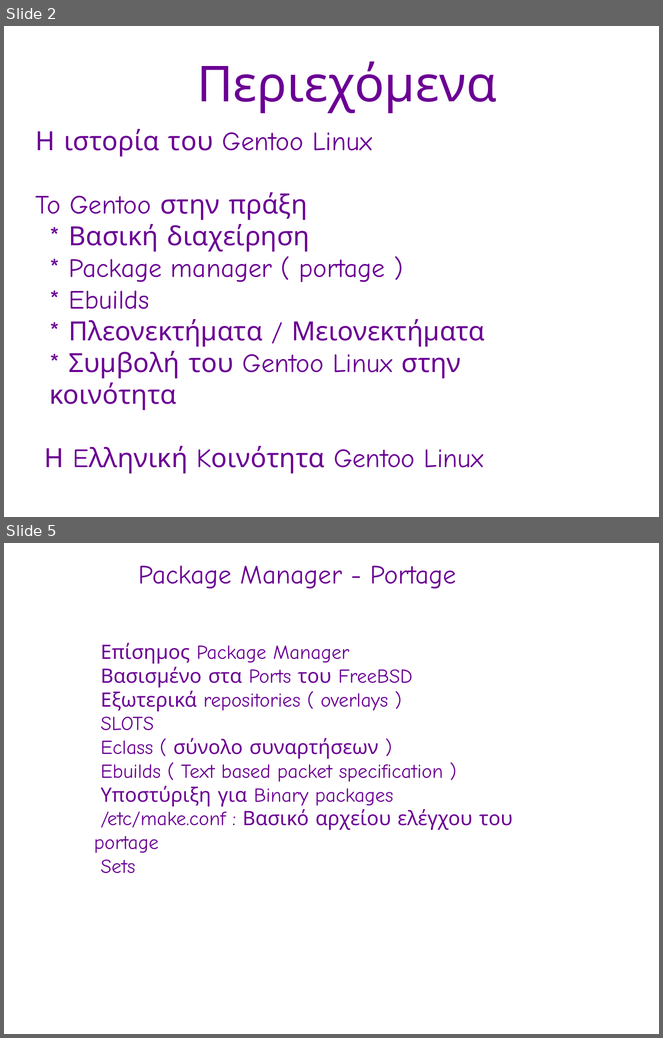
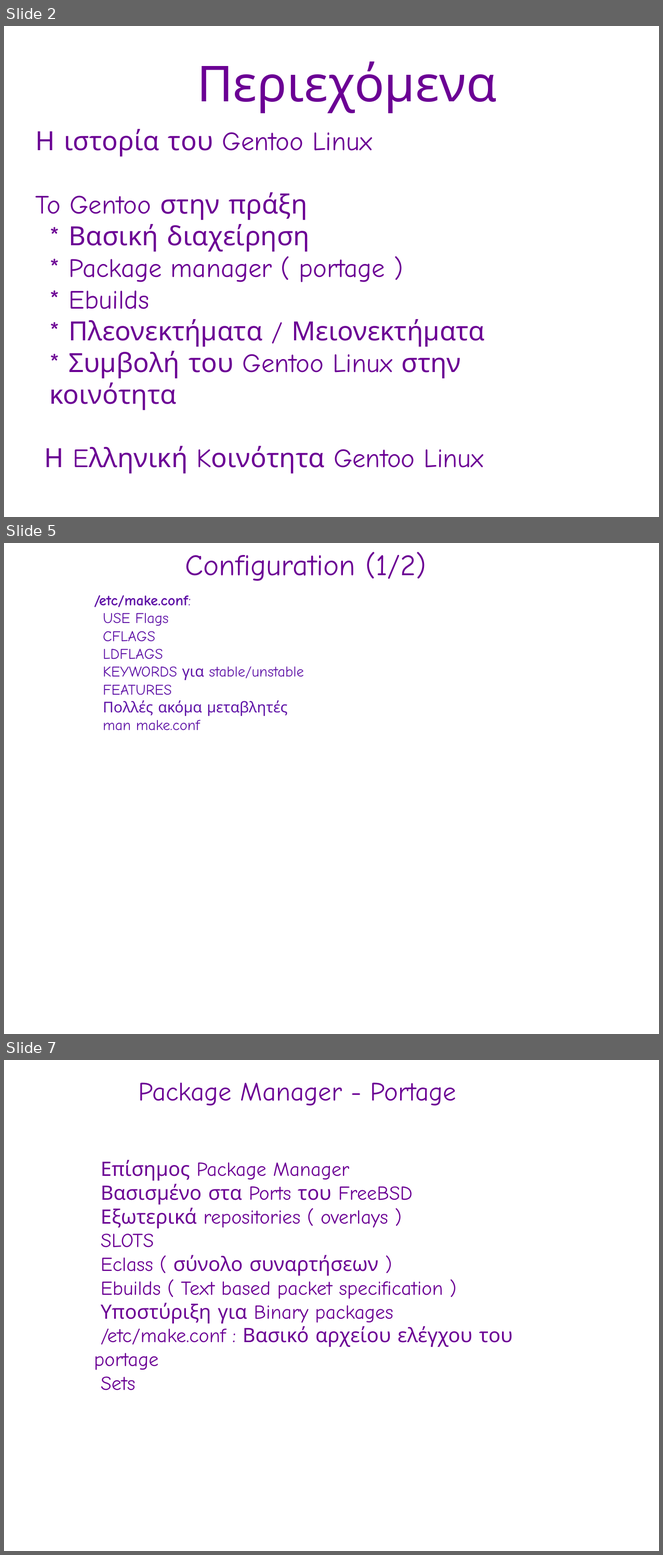
Before and after one commit to gentoo-el/presentations, a slide deck: fosscom-2010_pres.odp. Shown one above the other, each under a label of ours: slides 2 and 5 before the commit, slides 2, 5 and 7 after it; the slides between them are not shown. The pictures are 663x1038 and 663x1555 pixels, drawn with LibreOffice and Linux fonts; fonts in the diff are those of the drawing; background and template pictures are left out. Boxes give left, top, right and bottom in pixels: in the first picture for what was removed or moved away, otherwise in the second. Text is boxed around its words. In the diff, an @@ line names an element or a change of style, - is before the commit and + after.

```diff
--- a/fosscom-2010_pres.odp
+++ b/fosscom-2010_pres.odp
@@ slide 5 added at (4,543,659,1034), background picture (left out) @@
@@ text added at (185,552,426,581), 36 pt, text #6B0094 @@
+Configuration (1/2)
@@ text added at (94,595,304,731), 18 pt, text #5E11A6 @@
+● /etc/make.conf:
+  ● USE Flags
+  ● CFLAGS
+  ● LDFLAGS
+  ● KEYWORDS για stable/unstable
+  ● FEATURES
+  ● Πολλές ακόμα μεταβλητές
+  ● man make.conf
@@ what was slide 5 is now slide 7 @@
```
Also in this commit, not shown: 3 slides changed, 5 other slides added.
